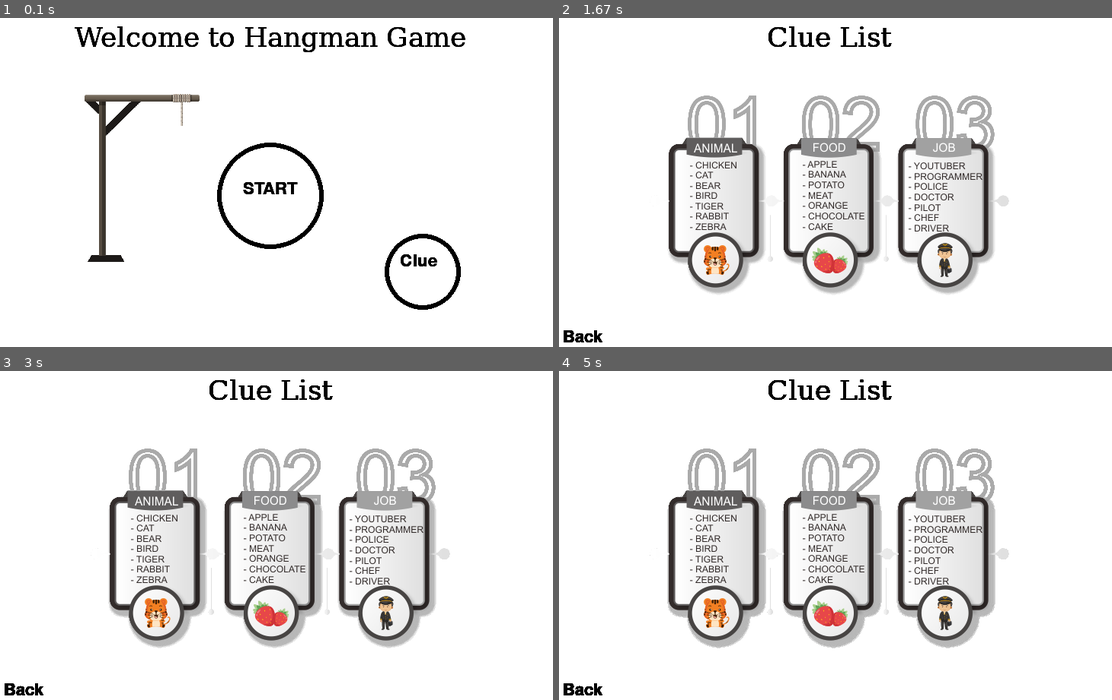
Above: before the commit, frames 1-4 (two rows, left to right).
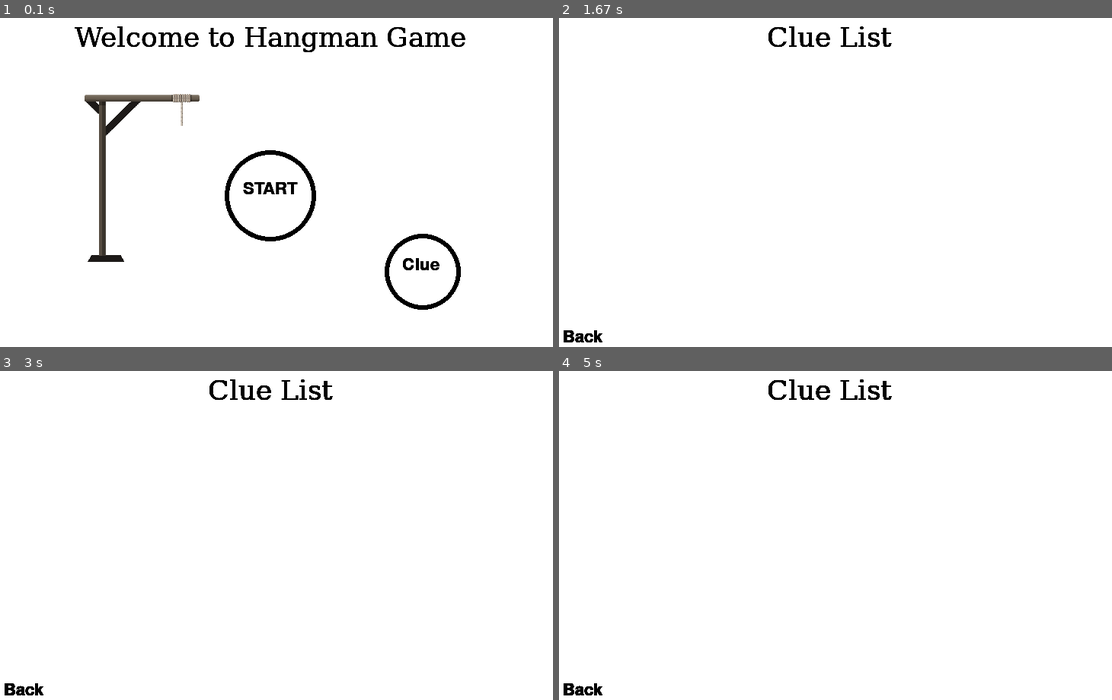
Above: after the commit, the same moments.

Repository: adislksn/Hangman
Game: pygame game, started from Hangman-code.py
Same seed, same stepped clock (60 frames per second), same inputs: the game is played once before the commit and once after it.
Inputs (mouse positions are in pixels of both pictures, inside the frame that each line leads up to):
- Up to frame 1 (0.1 s): no input
- Up to frame 2 (1.67 s): click "Clue" at 0.38 s; click (680, 198) at 0.72 s; click (918, 64) at 1.05 s; click (841, 67) at 1.38 s
- Up to frame 3 (3 s): click (276, 588) at 1.72 s; click (425, 607) at 2.05 s; click (431, 515) at 2.38 s; click (492, 519) at 2.72 s
- Up to frame 4 (5 s): click (1045, 624) at 3.05 s; click (857, 532) at 3.38 s; click (697, 482) at 3.72 s; click (995, 588) at 4.05 s; click (735, 423) at 4.38 s; click (1040, 542) at 4.72 s

The runs differ from the first frame. In frame 1, 1.7% of the frame differs, in the area x 39-80%, y 37-77%; in frame 2, 15%; in frame 3, 16%; in frame 4, 16%, in the area x 16-82%, y 23-85%.

Commit message:
Intro added

Diff:
--- a/Hangman-code.py
+++ b/Hangman-code.py
@@ -1,3 +1,4 @@
+from ast import Return
 from pygame import *
 import pygame
 import math
@@ -63,8 +64,6 @@
         display.fill(background)
         text = base_font.render(word, 1, (0,0,0))
         display.blit(text, (width/2 - text.get_width()/2, height/2 - text.get_height()/2))
-        text_out = base_font.render(f"Anwer : {quest}", 1, (0,0,0))
-        display.blit(text_out, (width/2 - text_out.get_width()/2, (height/2 - text_out.get_height()/2)+45))
         pygame.display.update()
         pygame.time.delay(3000)
         Hangman.close()
@@ -73,12 +72,8 @@
         display.fill(background)
 
         #draw title
-        text = tittle_font.render("Hangman Game", 1, (0,0,0))
+        text = base_font.render("Hangman Game", 1, (0,0,0))
         display.blit(text, (width/2 - text.get_width()/2, 20))
-
-        #draw topic
-        topic = base_font.render(f"Topic : {tpc}", 1, (0,0,0))
-        display.blit(topic, (width/2 - topic.get_width()/2, 50))
 
         #draw words
         show_alphabet = ""
@@ -141,6 +136,7 @@
                 break
 
 class Animal(Hangman):
+    quest = rand.choice(list_text[0])
     def __init__(self,name):
         super().__init__(name)
 
@@ -154,6 +150,7 @@
         super().main_p()
 
 class Food(Hangman):
+    quest = rand.choice(list_text[1])
     def __init__(self,name):
         super().__init__(name)
 
@@ -167,6 +164,7 @@
         super().main_p()
 
 class Jobs(Hangman):
+    quest = rand.choice(list_text[2])
     def __init__(self,name):
         super().__init__(name)
 
@@ -201,11 +199,12 @@
                 if cek_clue <= radius+27:
                     Clue()
                     intro_check = False
-                elif cek <= radius+50:
+                elif cek <= radius+40:
                     intro_check = False
                 if cot > 6:
                     cot=0
                     display.fill(background)
+            pygame.display.update()
 
             text = tittle_font.render("Welcome to Hangman Game", 1, (0,0,0))
             display.blit(text, (width/2 - text.get_width()/2, 20))
@@ -213,11 +212,11 @@
             text = base_font.render("START", 1, (0,0,0))
             display.blit(text, (width/2 - text.get_width()/2, yvar-20))
 
-            pygame.draw.circle(display, (0,0,0), (xvar,yvar), radius+50,6)
+            pygame.draw.circle(display, (0,0,0), (xvar,yvar), radius+40,6)
             display.blit(images[cot], (150,100))
 
             clue = base_font.render("Clue", 1, (0,0,0))
-            display.blit(clue, (xclue-30, yclue-25))
+            display.blit(clue, (xclue-27, yclue-20))
 
             pygame.draw.circle(display, (0,0,0), (xclue,yclue), radius+30,6)
 
@@ -225,7 +224,6 @@
 
 def Clue():
     display.fill(background)
-    clue_image=pygame.image.load("assets/clue.png")
     clue_check = True
     xvar=50
     yvar=425
@@ -242,28 +240,17 @@
                     clue_check = False
                     Intro()
                     return False
-
             Clue = tittle_font.render("Clue List", 1, (0,0,0))
             display.blit(Clue, (width/2 - Clue.get_width()/2, 20))
 
             Back = base_font.render("Back", 1, (0,0,0))
             display.blit(Back, (xvar, yvar))
 
-            display.blit(clue_image, (100,100))
-            pygame.display.update()
-
         pygame.display.update()
 
 Intro()
 pygame.time.delay(500)
-quest_rand=rand.randint(0,2)
-quest = rand.choice(list_text[quest_rand])
-if quest_rand == 0:
-    tpc = "Animal"
-elif quest_rand == 1:
-    tpc = "Food"
-elif quest_rand == 2:
-    tpc = "Jobs"
+quest = rand.choice(list_text[rand.randint(0,2)])
 play = "Player 1 "
 player=Food(play)
 player.main_p()
